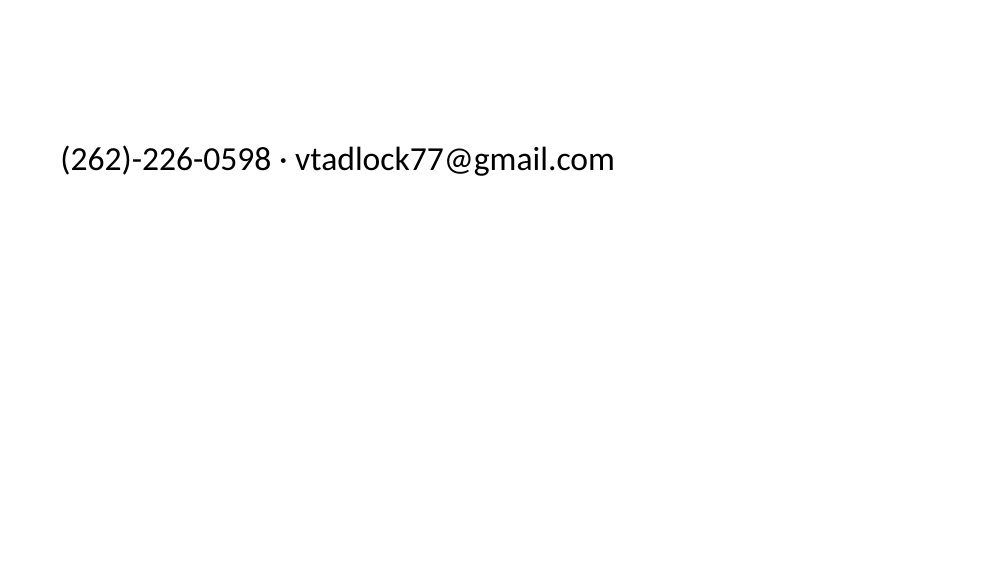
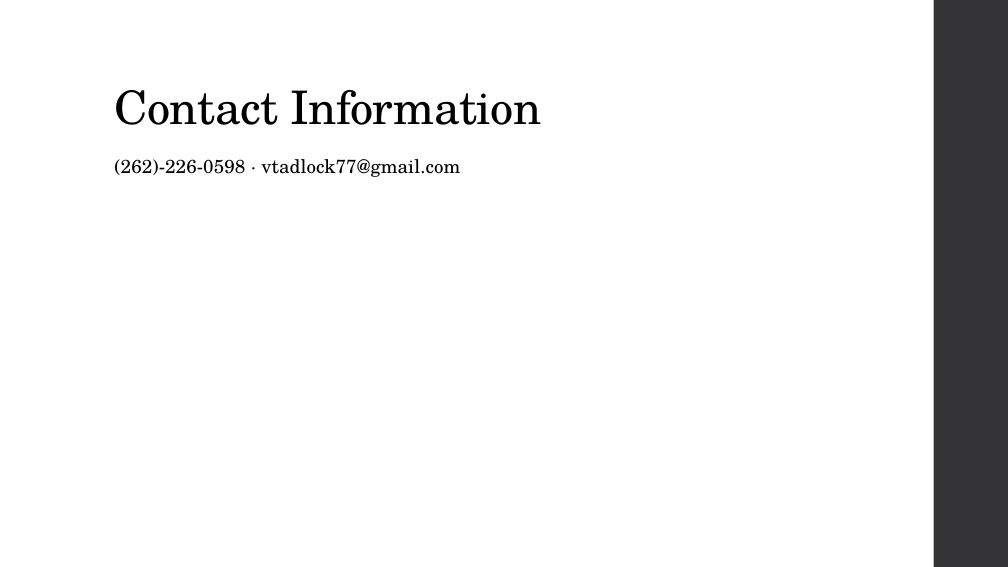
Before and after one commit to vtadlock77/tc2_Tadlock, a slide deck: slide 2 of docs/resume.pptx. Drawn at 1008x567 pixels with LibreOffice and Linux fonts; fonts in the diff are those of the drawing. Boxes give left, top, right and bottom in pixels: in the first picture for what was removed or moved away, otherwise in the second. Text is boxed around its words. In the diff, an @@ line names an element or a change of style, - is before the commit and + after.

```diff
--- a/docs/resume.pptx
+++ b/docs/resume.pptx
@@ rectangle added at box(933, 0, 1008, 566), fill #353537 @@
@@ title added at box(114, 90, 541, 125), 33 pt, text #000000 @@
+Contact Information
@@ text "(262)-226-0598 · vtadlock77@gmail.com": place and size @@
-text "(262)-226-0598 · vtadlock77@gmail.com" at box(60, 145, 615, 176)
+text "(262)-226-0598 · vtadlock77@gmail.com" at box(114, 159, 460, 177)
@@ text "(262)-226-0598 · vtadlock77@gmail.com" at box(114, 159, 460, 177): size 24 to 13.5 pt, font Calibri to TeX Gyre Schola, letter spacing 0 to 0.1 pt; line spacing 1 to 0.95; more space between paragraphs @@
```
Also in this commit, not shown: 4 other slides changed, 3 slides added, 16 other files.
